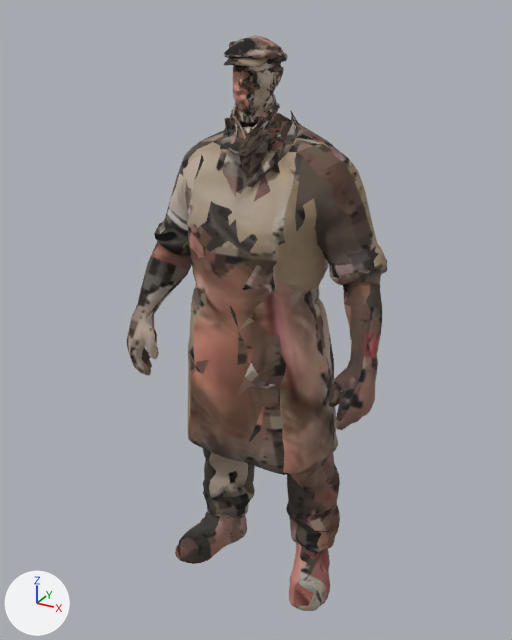
Renders of the glTF model public/assets/pine-hollow/npcs/faces-hunyuanref/miller.phone.glb from each side of a commit.
Rendered twice from a camera (50 mm lens) standing at (0.926, -1.793, 1.865) and looking at (-0.067, 0.012, 0.962). Lighting does not change. The marker at lower left points along +X, +Y and +Z. The first picture is the older version. Where no turn or scale is listed for an object, it has been applied to the vertices. Vertices at exactly the same position are counted once.

Names of what the first picture shows: 'miller.phone.raw'.
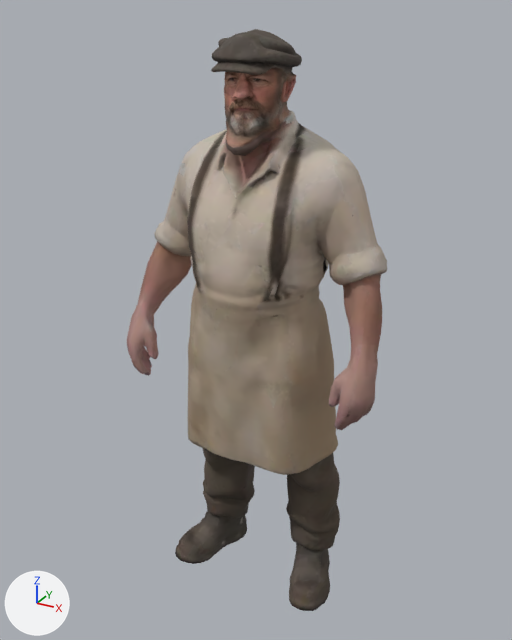
Where the newer file only moved an object's origin or applied its transform, the numbers keep the older frame.

What differs and where, as boxes [x1, y1, x2, y2] in the pictures (512 x 640 px; the box of a moved part takes in the faces that stretch with it):
```json
{"object": "miller.phone.raw", "change": "reshaped", "before": [127, 35, 387, 611], "after": [127, 29, 387, 611]}
{"part": 1, "of": "me_miller_phone_raw", "change": "moved or reshaped", "before": [166, 35, 351, 380], "after": [166, 29, 351, 380]}
{"part": 2, "of": "me_miller_phone_raw", "change": "moved or reshaped", "before": [189, 436, 199, 446], "after": [189, 436, 199, 446]}
{"part": 3, "of": "me_miller_phone_raw", "change": "surface changed", "before": [127, 123, 387, 611], "after": [127, 123, 387, 611]}
```

The change, as JSON lines over the scene's bpy script:
```json
{"block": "me_miller_phone_raw", "where": "# used by ob_miller_phone_raw; location = (-0.045, -0.003, 0.9)"}
{"op": "remove", "block": "me_miller_phone_raw", "code": "me_miller_phone_raw.from_pydata(...)  # 5430 vertices, 10574 faces; spans x -0.42..0.42, y -0.2..0.2, z -0.9..0.9"}
{"op": "add", "block": "me_miller_phone_raw", "code": "me_miller_phone_raw.from_pydata(...)  # 5368 vertices, 10622 faces; spans x -0.42..0.42, y -0.2..0.2, z -0.9..0.92"}
{"block": "me_miller_phone_raw", "change": "me_miller_phone_raw part 1: 89 vertices moved from x -0.29..0.37, y -0.13..0.03, z -0.13..0.85 to x -0.29..0.37, y -0.17..0.07, z -0.13..0.83; 1270 vertices removed from x -0.21..0.09, y -0.13..0.09, z 0.3..0.9; 1208 vertices added at x -0.2..0.12, y -0.17..0.1, z 0.3..0.92"}
{"block": "me_miller_phone_raw", "change": "me_miller_phone_raw part 2: 4 vertices moved within x -0.17..-0.09, y -0.14..-0.07, z -0.35..-0.32"}
{"block": "me_miller_phone_raw", "change": "me_miller_phone_raw part 3: 7755 kept faces spanning x -0.42..0.42, y -0.2..0.2, z -0.9..0.83 get new texture (UV) coordinates"}
{"block": "me_miller_phone_raw", "change": "other edits to the shape of me_miller_phone_raw do not show in these pictures"}
```
